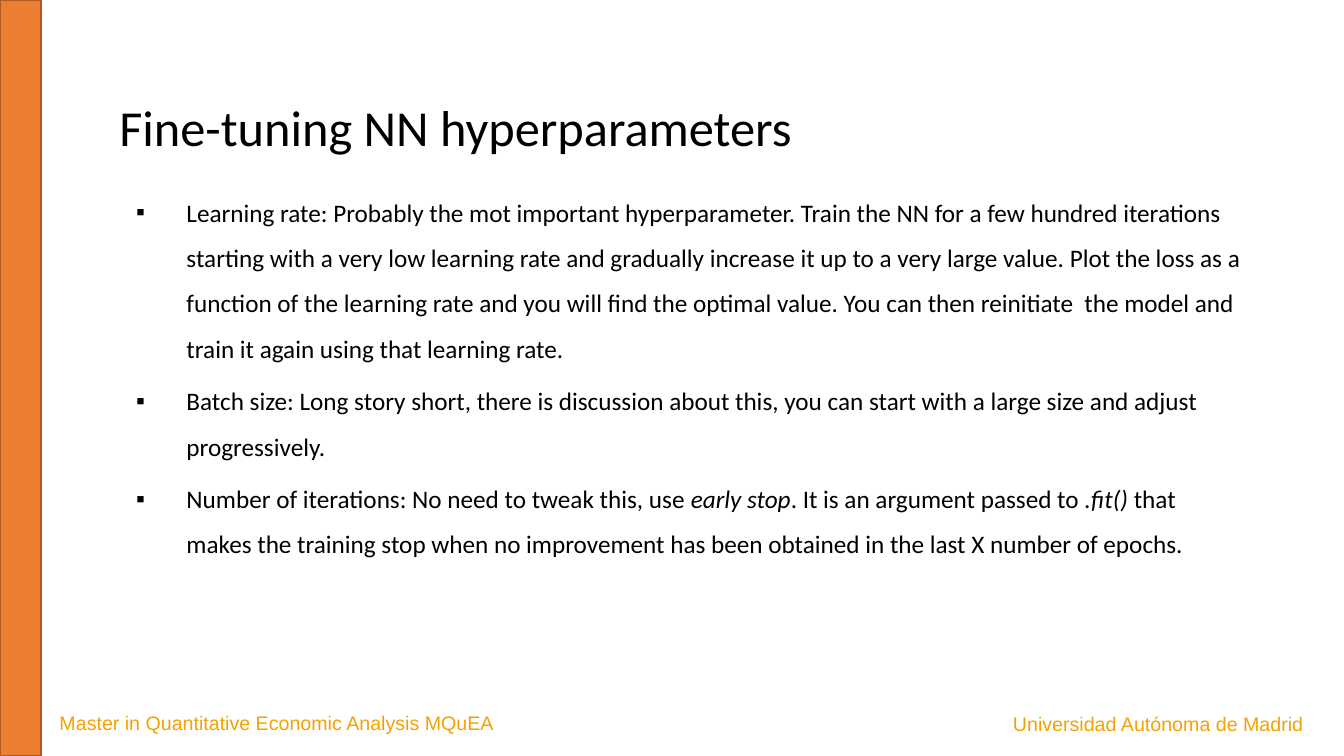
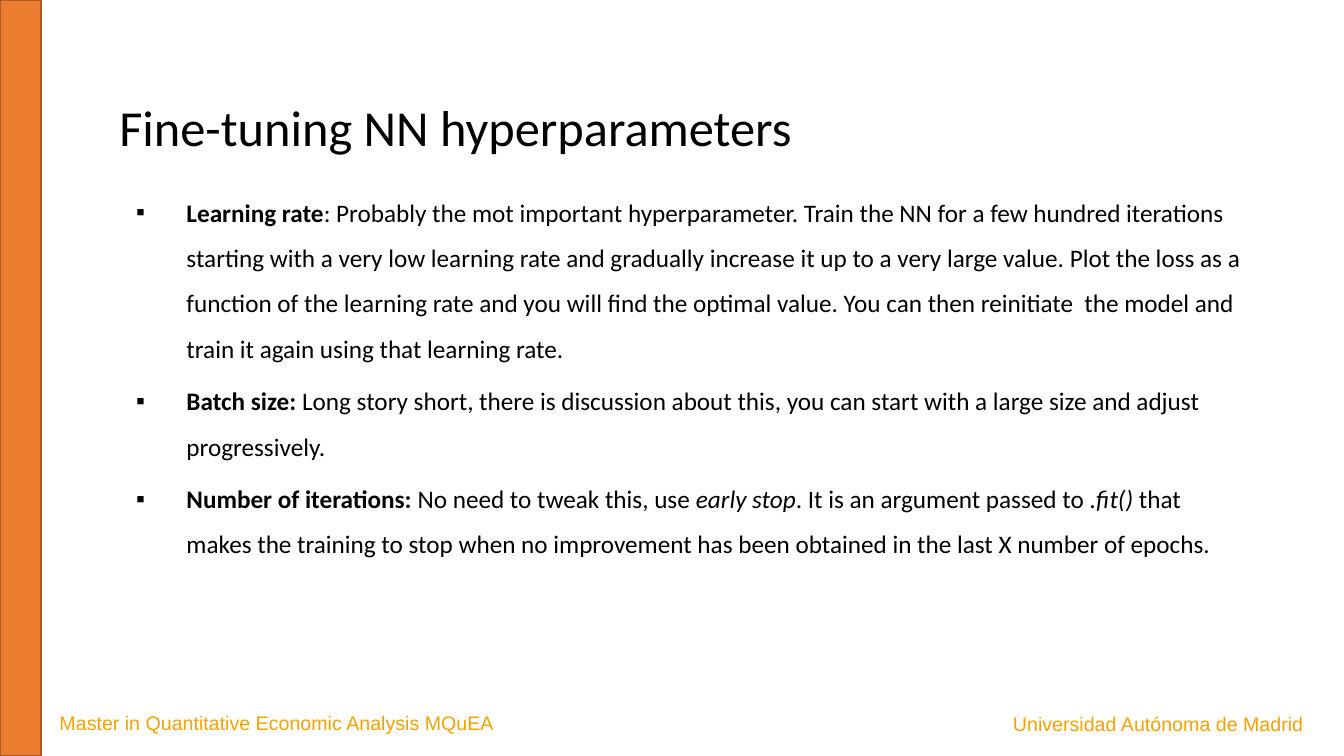
Before and after one commit to JavierBas/IMLEF-MQuEA, a slide deck: slide 20 of Course content/Slides/Topic 6 - Artificial Neural Networks.pptx. Drawn at 1344x756 pixels with LibreOffice and Linux fonts; fonts in the diff are those of the drawing. Boxes give left, top, right and bottom in pixels: in the first picture for what was removed or moved away, otherwise in the second. Text is boxed around its words. In the diff, an @@ line names an element or a change of style, - is before the commit and + after.

```diff
--- a/Course content/Slides/Topic 6 - Artificial Neural Networks.pptx
+++ b/Course content/Slides/Topic 6 - Artificial Neural Networks.pptx
@@ text at (186, 204, 1240, 461): bold on in "Learning rate:", "Batch size:" @@
@@ text at (186, 489, 1210, 558): text changed @@
-  ▪ Number of iterations: No need to tweak this, use early stop. It is an argument passed to .fit() that makes the training stop when no improvement has been obtained in the last X number of epochs.
+  ▪ Number of iterations: No need to tweak this, use early stop. It is an argument passed to .fit() that makes the training to stop when no improvement has been obtained in the last X number of epochs.
```
Also in this commit, not shown: 4 other slides changed.
